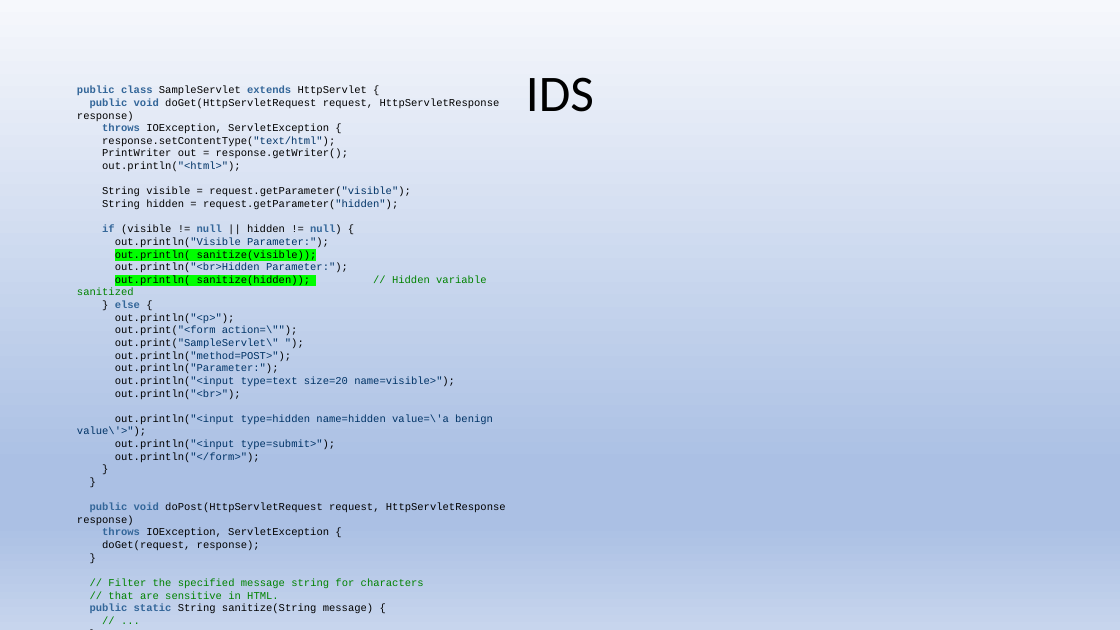
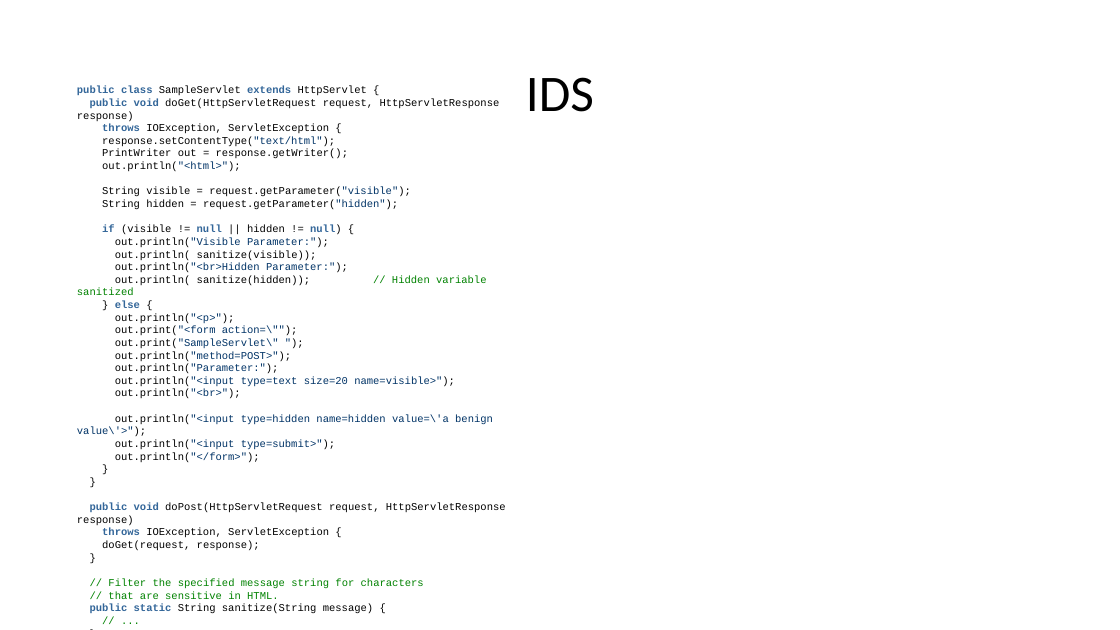
Before and after one commit to stevester94/CSC201_Project, a slide deck: slide 7 of Project2.pptx. Drawn at 1120x630 pixels with LibreOffice and Linux fonts; fonts in the diff are those of the drawing. Boxes give left, top, right and bottom in pixels: in the first picture for what was removed or moved away, otherwise in the second. Text is boxed around its words. In the diff, an @@ line names an element or a change of style, - is before the commit and + after.

```diff
--- a/Project2.pptx
+++ b/Project2.pptx
@@ background gradient #F6F8FC to #ABC0E4 to #C7D5ED to #FFFFFF @@
@@ text "public class SampleServlet extends HttpServlet ...": place and size @@
-text "public class SampleServlet extends HttpServlet ..." at <box>77,99,506,613</box>
+text "public class SampleServlet extends HttpServlet ..." at <box>77,86,506,613</box>
@@ text at <box>77,250,486,295</box>: highlight #00FF00 to none in "out.println( sanitize(visible));", "out.println( sanitize(hidden));" @@
```
Also in this commit, not shown: 10 other slides changed, 8 slides added.
